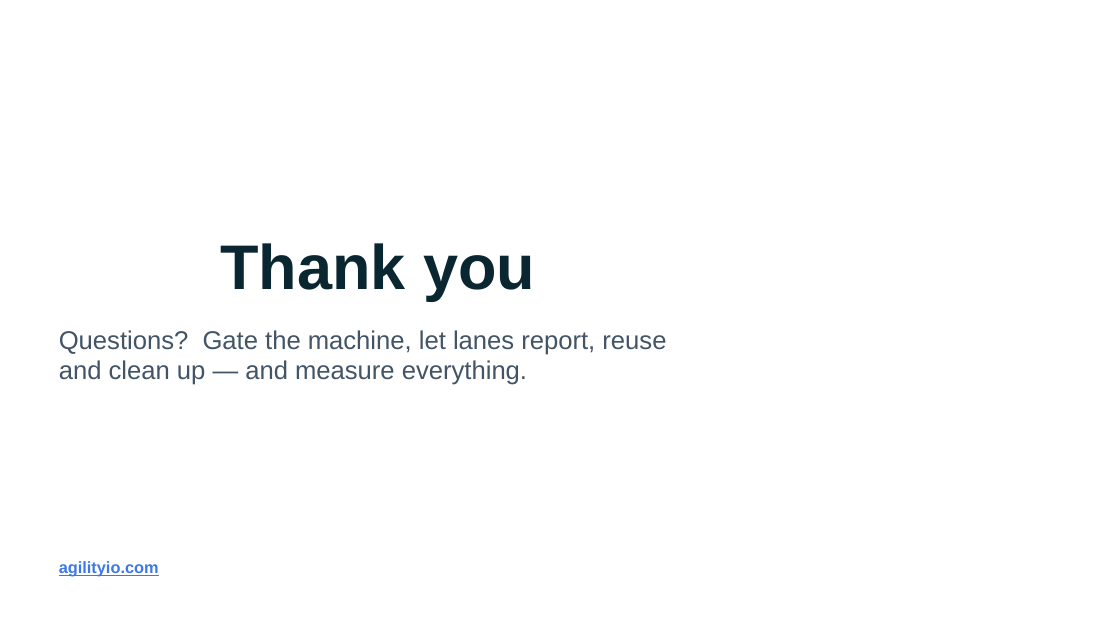
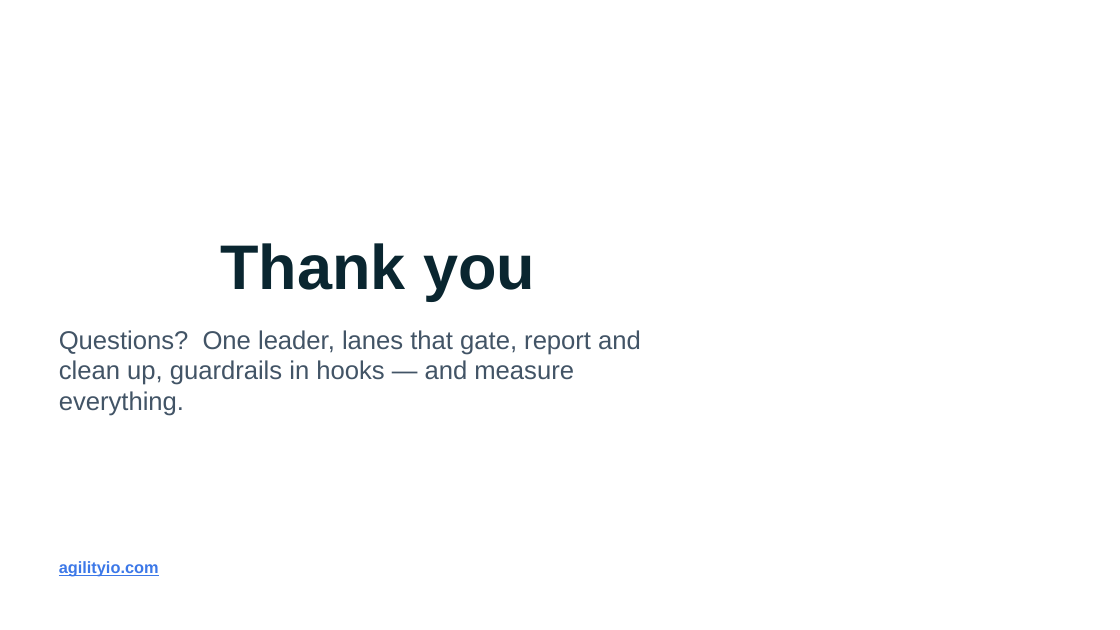
Before and after one commit to trungungtoan-agilityio/AgiAgentKit, a slide deck: slide 20 of docs/talk/v2/Session-Superadvisor-V2-AgilityIO.pptx (slide 15 before the commit). Drawn at 1120x630 pixels with LibreOffice and Linux fonts; fonts in the diff are those of the drawing; background and template pictures are left out. Boxes give left, top, right and bottom in pixels: in the first picture for what was removed or moved away, otherwise in the second. Text is boxed around its words. In the diff, an @@ line names an element or a change of style, - is before the commit and + after.

```diff
--- a/docs/talk/v2/Session-Superadvisor-V2-AgilityIO.pptx
+++ b/docs/talk/v2/Session-Superadvisor-V2-AgilityIO.pptx
@@ text at <box>59,330,641,416</box>: text changed @@
-Questions? Gate the machine, let lanes report, reuse and clean up — and measure everything.
+Questions? One leader, lanes that gate, report and clean up, guardrails in hooks — and measure everything.
```
Also in this commit, not shown: 11 other slides changed, 7 slides added, 2 slides removed, 11 other files.
